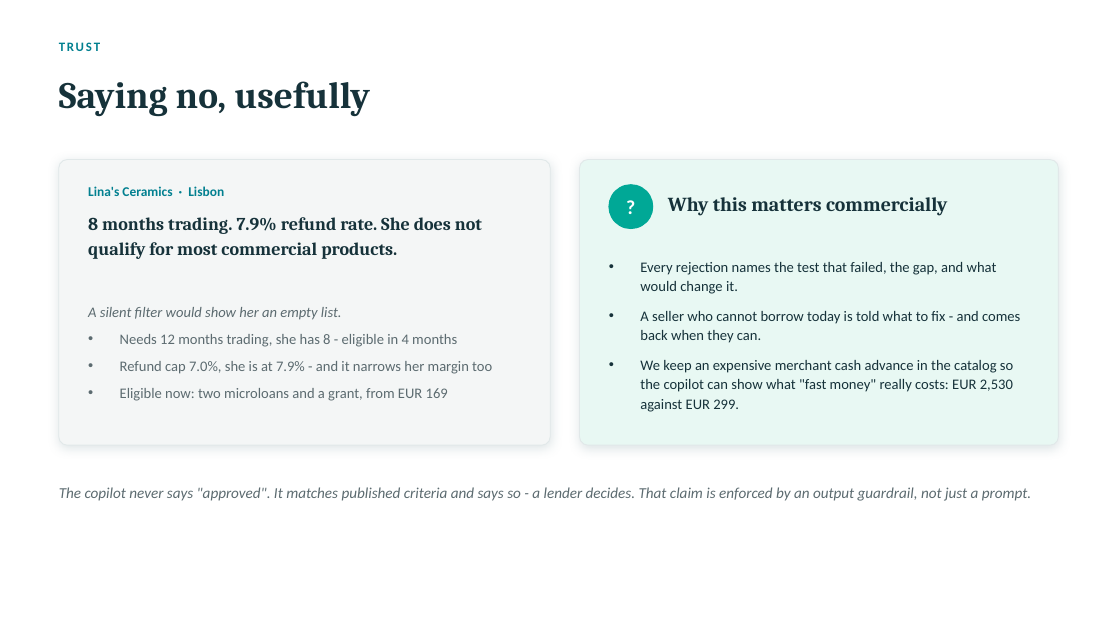
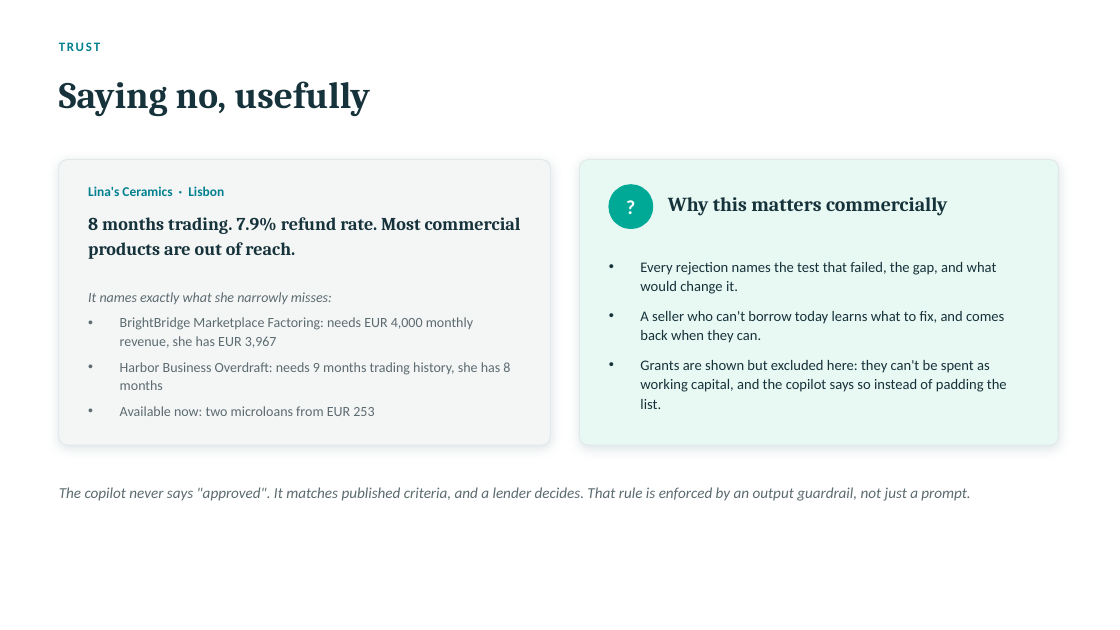
Before and after one commit to mhmdzaid012-arch/sme-finance-copilot, a slide deck: slide 9 of SME-Finance-Copilot-Pitch.pptx (slide 8 before the commit). Drawn at 1120x630 pixels with LibreOffice and Linux fonts; fonts in the diff are those of the drawing. Boxes give left, top, right and bottom in pixels: in the first picture for what was removed or moved away, otherwise in the second. Text is boxed around its words. In the diff, an @@ line names an element or a change of style, - is before the commit and + after.

```diff
--- a/SME-Finance-Copilot-Pitch.pptx
+++ b/SME-Finance-Copilot-Pitch.pptx
@@ text at (88,217,521,259): text changed @@
-8 months trading. 7.9% refund rate. She does not qualify for most commercial products.
+8 months trading. 7.9% refund rate. Most commercial products are out of reach.
@@ text at (88,292,510,416): text changed; size 12.5 to 12 pt @@
-A silent filter would show her an empty list.
-• Needs 12 months trading, she has 8 - eligible in 4 months
-• Refund cap 7.0%, she is at 7.9% - and it narrows her margin too
-• Eligible now: two microloans and a grant, from EUR 169
+It names exactly what she narrowly misses:
+• BrightBridge Marketplace Factoring: needs EUR 4,000 monthly revenue, she has EUR 3,967
+• Harbor Business Overdraft: needs 9 months trading history, she has 8 months
+• Available now: two microloans from EUR 253
@@ text at (640,311,1007,409): text changed @@
-• A seller who cannot borrow today is told what to fix - and comes back when they can.
-• We keep an expensive merchant cash advance in the catalog so the copilot can show what "fast money" really costs: EUR 2,530 against EUR 299.
+• A seller who can't borrow today learns what to fix, and comes back when they can.
+• Grants are shown but excluded here: they can't be spent as working capital, and the copilot says so instead of padding the list.
@@ text at (59,487,970,501): text changed @@
-The copilot never says "approved". It matches published criteria and says so - a lender decides. That claim is enforced by an output guardrail, not just a prompt.
+The copilot never says "approved". It matches published criteria, and a lender decides. That rule is enforced by an output guardrail, not just a prompt.
```
Also in this commit, not shown: 12 other slides changed, 2 slides added, 1 slide removed, 31 other files.
